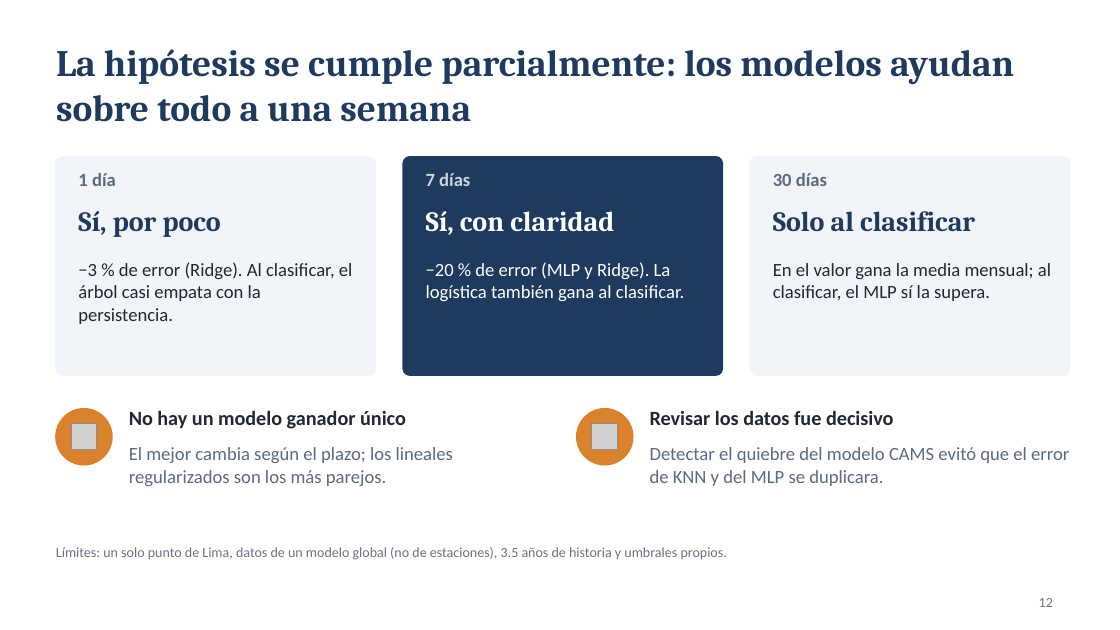
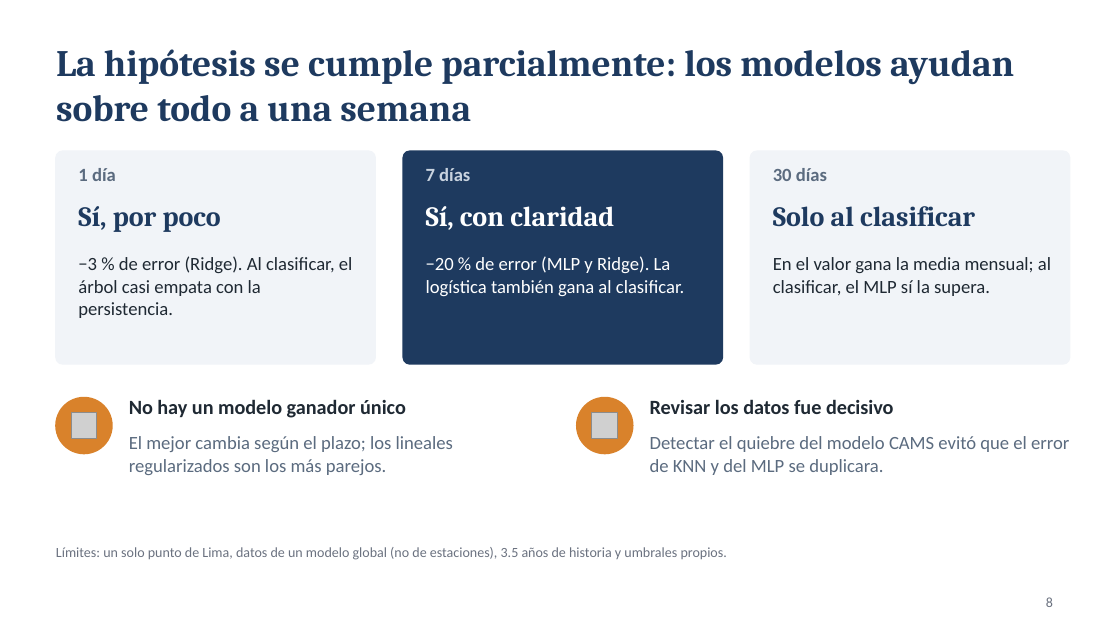
Before and after one commit to pablohuayta/prediccion-ozono-lima, a slide deck: slide 8 of Grupo7-TA-Exposicion.pptx (slide 12 before the commit). Drawn at 1120x630 pixels with LibreOffice and Linux fonts; fonts in the diff are those of the drawing; grey boxes stand for pictures. Boxes give left, top, right and bottom in pixels: in the first picture for what was removed or moved away, otherwise in the second. Text is boxed around its words. In the diff, an @@ line names an element or a change of style, - is before the commit and + after.

```diff
--- a/Grupo7-TA-Exposicion.pptx
+++ b/Grupo7-TA-Exposicion.pptx
@@ rounded rectangle: place and size @@
-rounded rectangle at (56,157,375,375)
+rounded rectangle at (56,151,375,364)
@@ rounded rectangle: place and size @@
-rounded rectangle at (403,157,722,375)
+rounded rectangle at (403,151,722,364)
@@ proportions changed in 3 elements at (56,151,375,364), (403,151,722,364), (750,151,1070,364) @@
@@ rounded rectangle: place and size @@
-rounded rectangle at (750,157,1070,375)
+rounded rectangle at (750,151,1070,364)
@@ 9 texts: place and size @@
-9 texts at (78,173,1051,324)
+9 texts at (78,168,1051,318)
@@ 4 texts, 2 pictures, 2 ellipses: place and size @@
-4 texts, 2 pictures, 2 ellipses at (56,409,1069,486)
+4 texts, 2 pictures, 2 ellipses at (56,398,1069,475)
@@ page number at (1046,597,1053,607): text changed @@
-12
+8
```
Also in this commit, not shown: 7 other slides changed, 4 slides removed.
